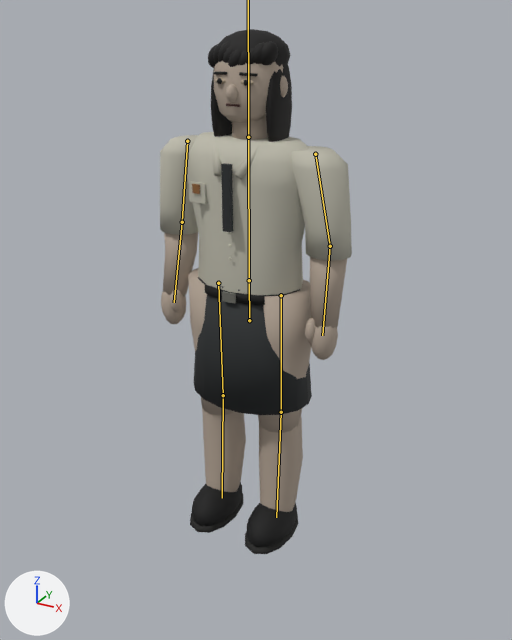
What one commit did to the glTF model assets/models/characters/laras_character.glb.
Rendered twice from a camera (50 mm lens) standing at (1.047, -1.86, 1.757) and looking at (0.011, 0.023, 0.816). Every picture has the same lights, and +X, +Y and +Z are marked at lower left. The first picture is the older version. The bones that bend it are drawn over the model as lines.

In view in the first picture: 'Seragam_dan_tubuh'.
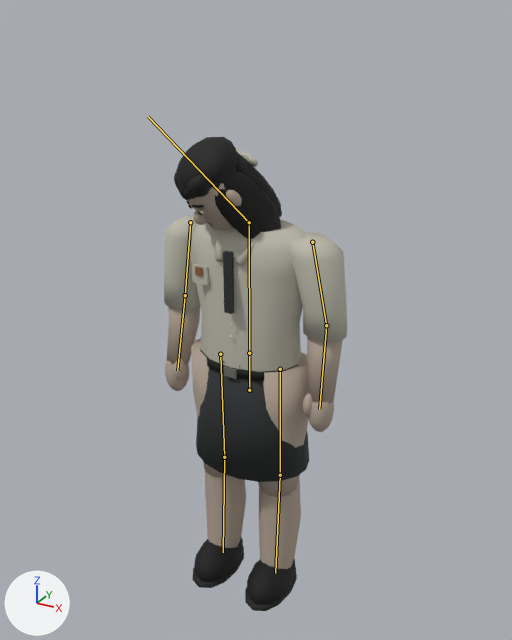
The newer file adds an action. The first version stands in its rest pose; the second is drawn at frame 42 of the action 'Disappear'.

What differs and where, as boxes (x1, y1, x2, y2) in the pictures (512 x 640 px):
```json
{"object": "Seragam_dan_tubuh", "change": "posed", "before": [160, 29, 352, 554], "after": [164, 137, 347, 611], "on screen": "10% shorter"}
{"bone": "Root", "before": "(249, 320) to (249, 280)", "after": "(249, 390) to (249, 353)"}
```

Edits to the scene script, one JSON object a line:
```json
{"block": "bone_root", "where": "bone_root = bpy.data.objects['Karakter'].pose.bones['Root']"}
{"op": "set", "path": "bone_root.location", "old": "(0.0, 0.0, 0.0)", "new": "(0.0, -0.26, 0.0)"}
{"block": "bone_head", "where": "bone_head = bpy.data.objects['Karakter'].pose.bones['Head']  # child of 'Chest'"}
{"op": "set", "path": "bone_head.rotation_quaternion", "old": "(1.0, 0.0, 0.0, 0.0)", "new": "(0.885, 0.34, -0.296, 0.114)", "note": "degrees (0, 0, 0) -> degrees (42, -37, 0)"}
```
